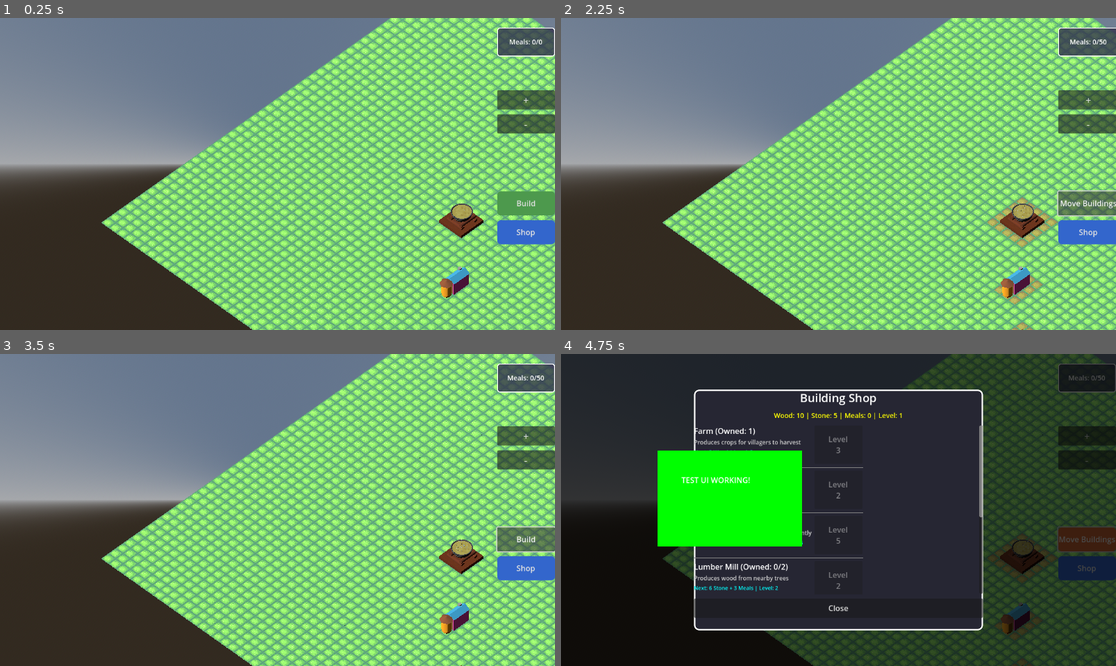
Above: before the commit, frames 1-4 (two rows, left to right).
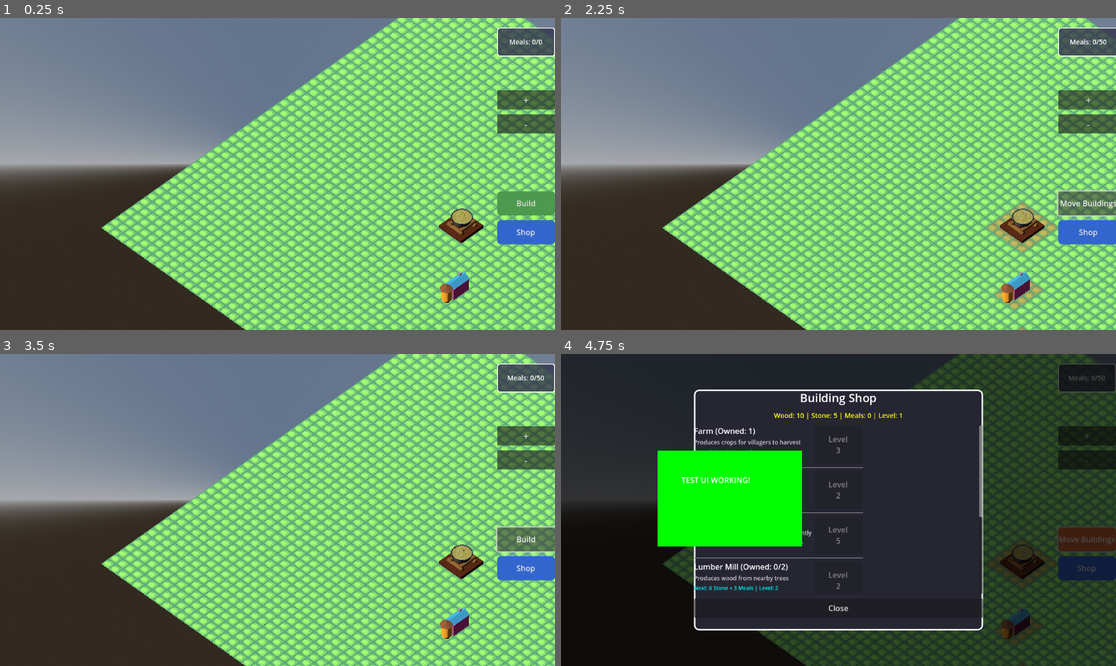
Above: after the commit, the same moments.

Repository: D1g1talfart/Villagegame
Game: Godot game, scene res://village.tscn
Same seed, same stepped clock (60 frames per second), same inputs: the game is played once before the commit and once after it.
Inputs (mouse positions are in pixels of both pictures, inside the frame that each line leads up to):
- Up to frame 1 (0.25 s): no input
- Up to frame 2 (2.25 s): click "+" at 0.5 s; click "-" at 1.25 s; click "Build" at 2 s
- Up to frame 3 (3.5 s): click "Move Buildings" at 2.75 s
- Up to frame 4 (4.75 s): click "Shop" at 3.5 s; tap Enter (ui_accept) at 4.25, 4.52 s; move the mouse to (960, 494) at 4.27 s; hold Up (ui_up) from 4.28 s (still down); click (960, 494) at 4.42 s

The runs differ from the first frame. In frame 1, 43% of the frame differs, in the area x 18-100%, y 0-100%; in frame 2, 44%; in frame 3, 44%; in frame 4, 4.9%.

Commit message:
0.0.2.4
fixed wonky camera bounds

Diff:
--- a/Kitchen.tscn
+++ b/Kitchen.tscn
@@ -5,11 +5,12 @@
 [ext_resource type="Material" uid="uid://fros71psmags" path="res://Materials/Soup.tres" id="3_rlrs5"]
 
 [sub_resource type="Gradient" id="Gradient_rlrs5"]
+offsets = PackedFloat32Array(0, 0.5)
 colors = PackedColorArray(0.450345, 0.224102, 0.127262, 1, 0.2915, 0.136833, 0.0763707, 1)
 
 [sub_resource type="FastNoiseLite" id="FastNoiseLite_axvxv"]
-noise_type = 2
-frequency = 0.2004
+noise_type = 5
+frequency = 0.4869
 fractal_type = 0
 fractal_octaves = 1
 
@@ -36,7 +37,6 @@
 size = Vector3(3, 1, 3)
 
 [sub_resource type="Gradient" id="Gradient_axvxv"]
-offsets = PackedFloat32Array(0, 0.452381)
 colors = PackedColorArray(1, 0.948333, 0.69, 1, 0.613442, 0.227753, 0.085534, 1)
 
 [sub_resource type="FastNoiseLite" id="FastNoiseLite_eqcb7"]
--- a/camera_controller.gd
+++ b/camera_controller.gd
@@ -7,7 +7,8 @@
 var pan_speed = 10.0
 var min_zoom = 5.0
 var max_zoom = 50.0
-var map_bounds = Vector2(49, 49)  # Your map size
+var map_size = 49  # Number of tiles
+var map_center = Vector3(24, 0, 24)  # Center of your 49x49 map
 
 # Touch/mouse input tracking
 var is_dragging = false
@@ -18,8 +19,8 @@
 	setup_camera()
 
 func setup_camera():
-	# Position camera for isometric view
-	position = Vector3(24.5, 0, 24.5)  # Center of your 49x49 map
+	# Position camera at the center of your map
+	position = map_center
 
 	# Set up the camera
 	camera.position = Vector3(0, 25, 25)
@@ -92,9 +93,9 @@
 	else:
 		return
 
-	# Calculate movement
+	# Calculate movement - BACK TO YOUR ORIGINAL (this was correct!)
 	var drag_delta = drag_start_position - current_position
-	var movement_scale = camera.size * 0.001  # Scale movement with zoom level
+	var movement_scale = camera.size * 0.001
 
 	# Convert screen movement to world movement (accounting for isometric view)
 	var world_delta = Vector3(
@@ -127,12 +128,12 @@
 	is_dragging = false
 
 func clamp_camera_position(pos: Vector3) -> Vector3:
-	# Keep camera within map bounds with some padding
-	var padding = camera.size * 0.3
-	var min_x = -padding
-	var max_x = map_bounds.x + padding
-	var min_z = -padding
-	var max_z = map_bounds.y + padding
+	# Measured camera bounds with small buffer
+	var buffer = 2.0
+	var min_x = 17.0 - buffer
+	var max_x = 66.0 + buffer
+	var min_z = -8.0 - buffer
+	var max_z = 41.0 + buffer
 
 	return Vector3(
 		clamp(pos.x, min_x, max_x),
